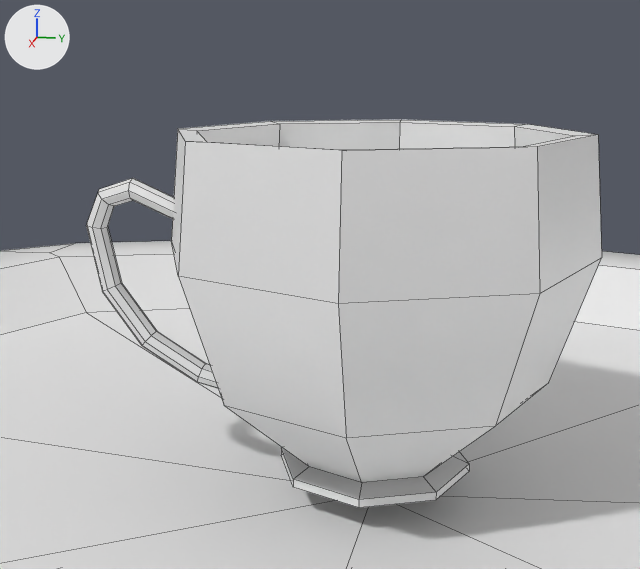
Before and after pictures for a commit that changed the Blender file Models/bandeja.blend.
Camera for both pictures: a 50 mm camera at (0.2159, 0.0288, 0.0978) aimed at (0.0007, -0.0143, 0.044). Arrows for +X, +Y and +Z are at upper left; the lights stay in place. Mesh edges are drawn as thin lines.

The first picture shows 'tea cup', 'tray'.
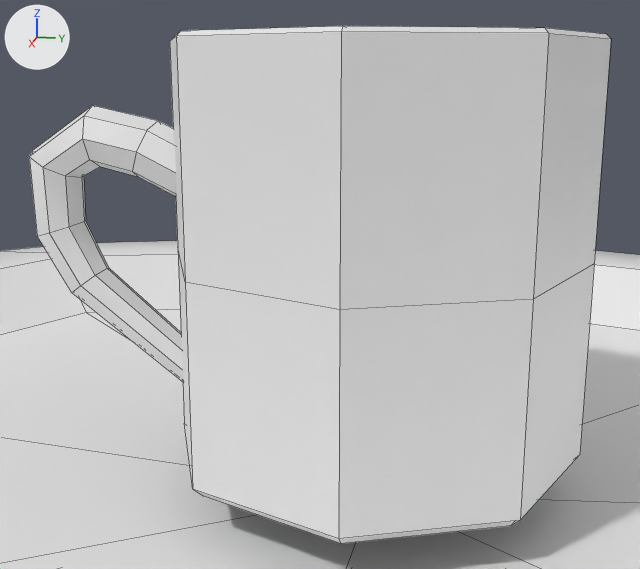
What differs and where, as boxes [x1, y1, x2, y2] in the pictures (640 x 569 px; the box of a moved part takes in the faces that stretch with it):
'cup of coffee', shown
    after: [29, 26, 611, 544]
'tea cup', hidden
    before: [86, 119, 602, 508]
part 1 of me_cylinder, moved or reshaped (not visible before)
    after: [29, 105, 183, 382]
part 2 of me_cylinder, moved or reshaped (not visible before)
    after: [170, 26, 611, 544]

Diff of the bpy script that builds the scene:
```diff
--- a/Models/bandeja.blend.py
+++ b/Models/bandeja.blend.py
@@ me_cylinder @@
 # used by ob_cup_of_coffee; location = (0.0, 0.0, 0.0)
-me_cylinder.from_pydata(...)  # 128 vertices, 107 faces; spans x -0.0434..0.0434, y -0.0728..0.0434, z -0.0034..0.0799
+me_cylinder.from_pydata(...)  # 128 vertices, 107 faces; spans x -0.0523..0.0523, y -0.0915..0.0523, z 0.0003..0.1049
+# me_cylinder part 1: the loose piece of 56 vertices spanning x -0.0063..0.0063, y -0.0728..-0.0304, z 0.0076..0.0666 is multiplied about its middle by the matrix ((1.257, 0.0, 0.0), (0.0, 1.257, 0.0), (0.0, 0.0, 1.257)), then moved by (0.0, -0.0132, 0.014)
+# me_cylinder part 2: 64 of 128 vertices moved; they spanned x -0.0434..0.0434, y -0.0434..0.0434, z -0.0034..0.0799 and now span x -0.0523..0.0523, y -0.0523..0.0523, z 0.0003..0.1049; mean shift (0.0, 0.0, 0.0159); largest move (-0.0231, -0.0231, 0.0799) -> (-0.0298, -0.0298, 0.1049)
 me_cylinder.materials.append(mat_solid)
@@ ob_tea_cup @@
 ob_tea_cup.location = (0.0, 0.0, 0.0)
+ob_tea_cup.hide_set(True)
@@ ob_cup_of_coffee @@
 ob_cup_of_coffee.location = (0.0, 0.0, 0.0)
-ob_cup_of_coffee.hide_set(True)
```
